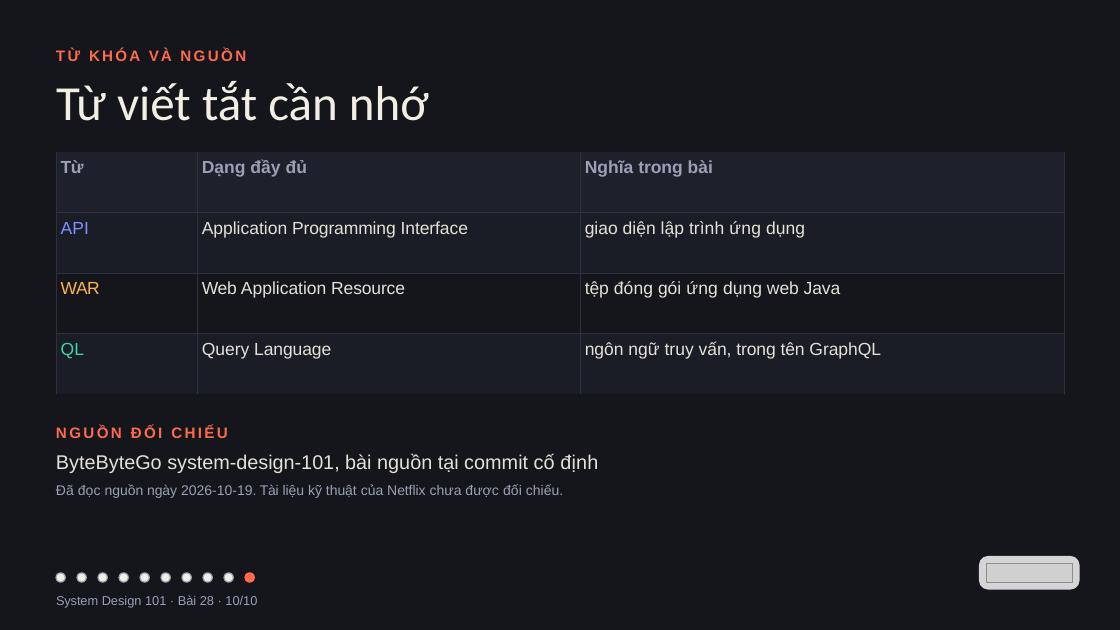
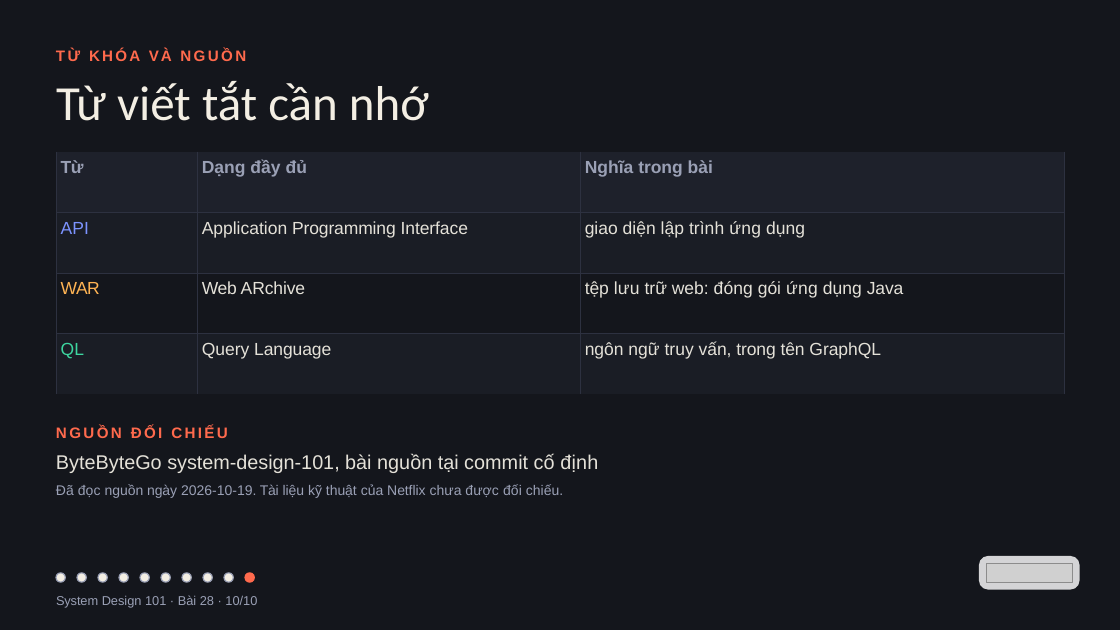
Before and after one commit to vohoailinh90/tool-marketing-studio, a slide deck: slide 10 of system-design-101/vi/lessons/sd-02-028/slides/sd-02-028.pptx. Drawn at 1120x630 pixels with LibreOffice and Linux fonts; fonts in the diff are those of the drawing; grey boxes stand for pictures. Boxes give left, top, right and bottom in pixels: in the first picture for what was removed or moved away, otherwise in the second. Text is boxed around its words. In the diff, an @@ line names an element or a change of style, - is before the commit and + after.

```diff
--- a/system-design-101/vi/lessons/sd-02-028/slides/sd-02-028.pptx
+++ b/system-design-101/vi/lessons/sd-02-028/slides/sd-02-028.pptx
@@ table at (x1=56, y1=152, x2=1064, y2=363) @@
-row 3, column 2: Web Application Resource
+row 3, column 2: Web ARchive
-row 3, column 3: tệp đóng gói ứng dụng web Java
+row 3, column 3: tệp lưu trữ web: đóng gói ứng dụng Java
```
Also in this commit, not shown: 7 other files.
